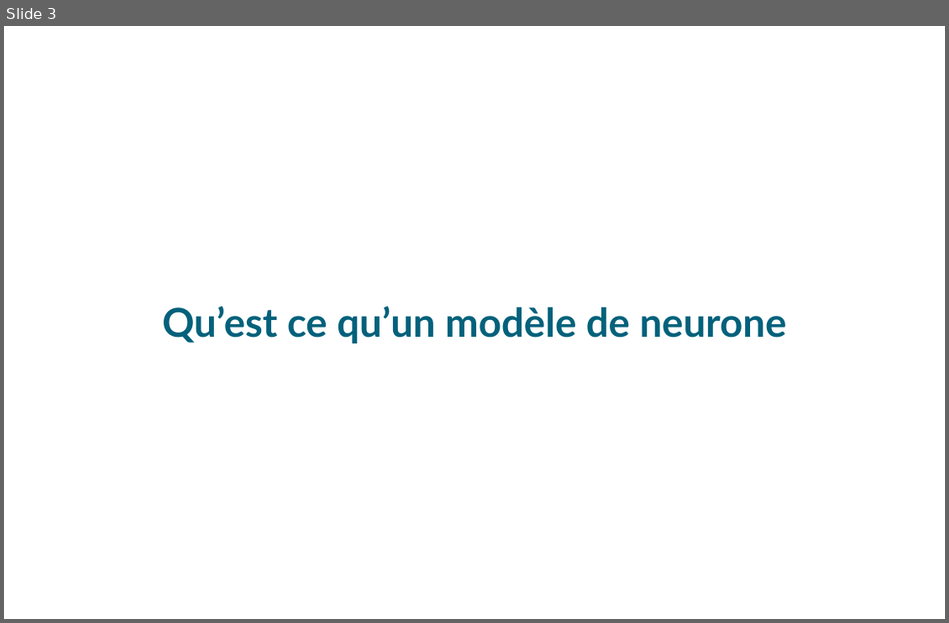
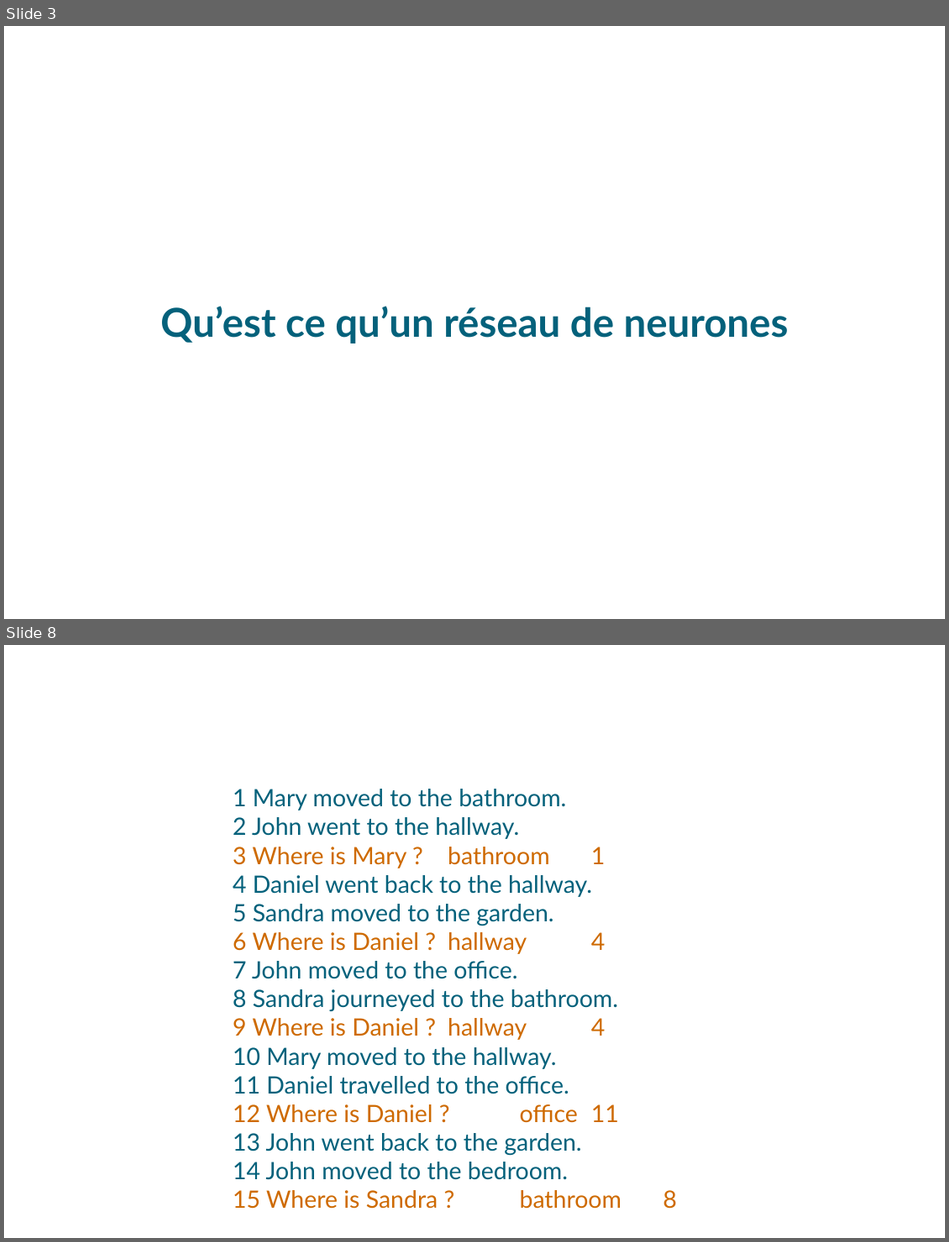
Before and after one commit to sr247/TER1, a slide deck: terSoutenance.odp. Shown one above the other, each under a label of ours: slide 3 before the commit, slides 3 and 8 after it; the slides between them are not shown. The pictures are 949x623 and 949x1242 pixels, drawn with LibreOffice and Linux fonts; fonts in the diff are those of the drawing; background and template pictures are left out. Boxes give left, top, right and bottom in pixels: in the first picture for what was removed or moved away, otherwise in the second. Text is boxed around its words. In the diff, an @@ line names an element or a change of style, - is before the commit and + after.

```diff
--- a/terSoutenance.odp
+++ b/terSoutenance.odp
@@ slide 8 added at box(4, 645, 945, 1238), background picture (left out) @@
@@ text added at box(69, 688, 872, 732), 28 pt, text #FFFFFF, bold @@
+B – Single supporting facts
@@ text added at box(232, 789, 677, 1209), 24 pt, text #04617B @@
+1 Mary moved to the bathroom.
+2 John went to the hallway.
+3 Where is Mary ? bathroom 1
+4 Daniel went back to the hallway.
+5 Sandra moved to the garden.
+6 Where is Daniel ? hallway 4
+7 John moved to the office.
+8 Sandra journeyed to the bathroom.
+9 Where is Daniel ? hallway 4
+10 Mary moved to the hallway.
+11 Daniel travelled to the office.
+12 Where is Daniel ? office 11
+13 John went back to the garden.
+14 John moved to the bedroom.
+15 Where is Sandra ? bathroom 8
@@ slide 3 changed as well @@
@@ subtitle at box(160, 306, 789, 344): text changed @@
-Qu’est ce qu’un modèle de neurone
+Qu’est ce qu’un réseau de neurones
```
Also in this commit, not shown: 2 other slides changed, 12 other slides added, 5 slides removed.
